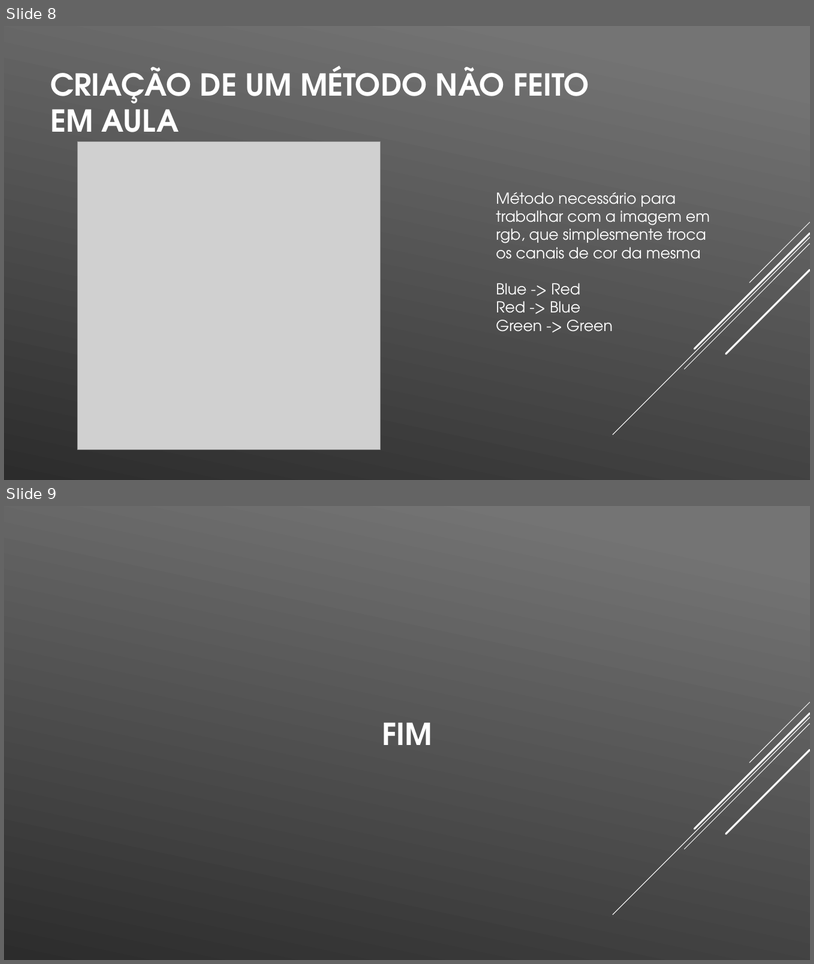
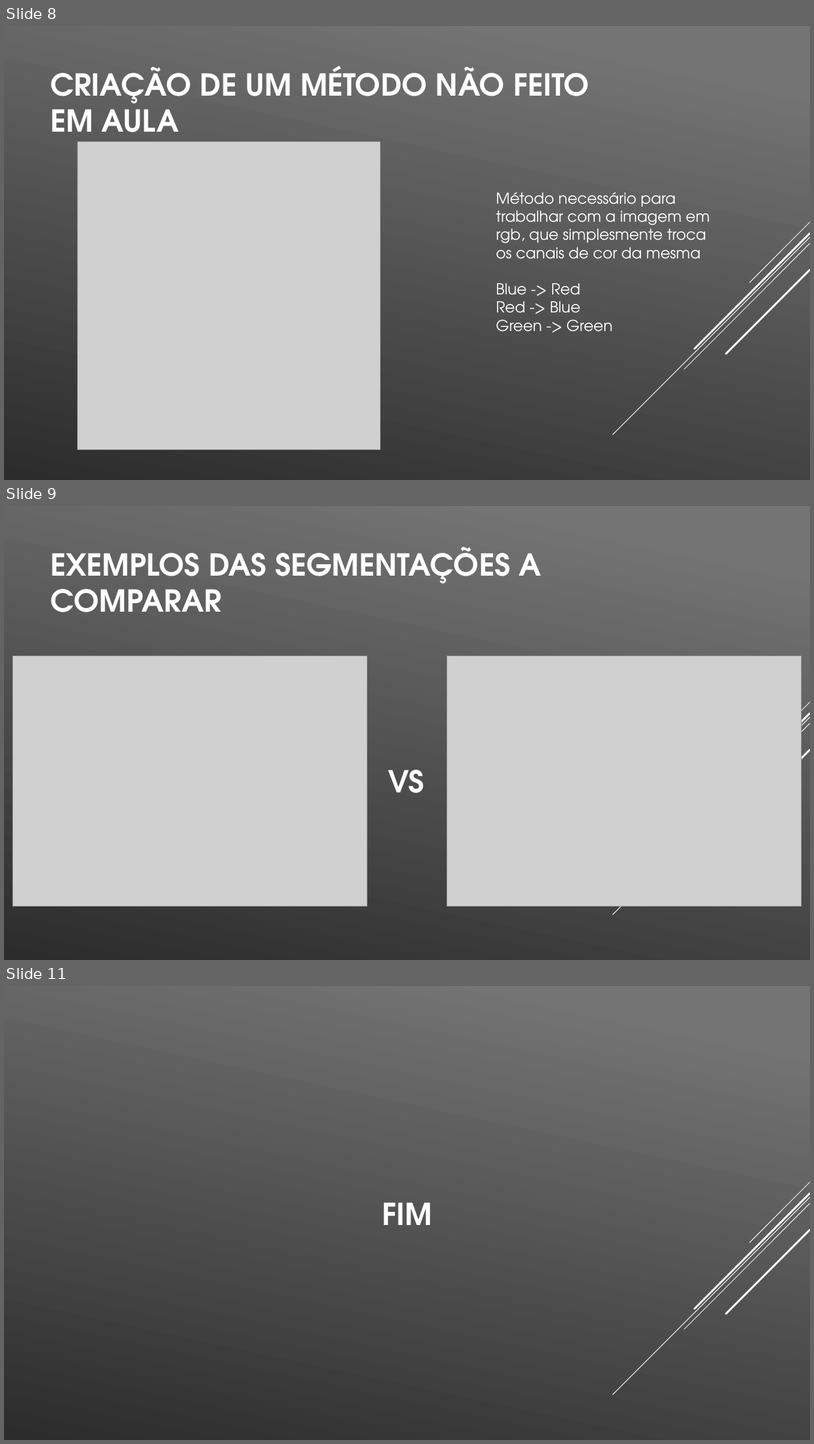
Before and after one commit to Presentation12/Analise_Video, a slide deck: Apresentação VC.pptx. Shown one above the other, each under a label of ours: slides 8 and 9 before the commit, slides 8, 9 and 11 after it; the slides between them are not shown. The pictures are 814x964 and 814x1444 pixels, drawn with LibreOffice and Linux fonts; fonts in the diff are those of the drawing; grey boxes stand for pictures. Boxes give left, top, right and bottom in pixels: in the first picture for what was removed or moved away, otherwise in the second. Text is boxed around its words. In the diff, an @@ line names an element or a change of style, - is before the commit and + after.

```diff
--- a/Apresentação VC.pptx
+++ b/Apresentação VC.pptx
@@ slide 9 added at (4, 506, 810, 960), background gradient #747474 to #2C2C2C; not listed: 5 template elements that a slide beside it also shows @@
@@ title added at (50, 547, 542, 612), 36 pt, text #FFFFFF, bold @@
+EXEMPLOS DAS SEGMENTAÇÕES A COMPARAR
@@ picture added at (12, 656, 368, 906) @@
@@ picture added at (447, 656, 803, 906) @@
@@ text added at (388, 769, 424, 793), 36 pt, text #FFFFFF, bold @@
+VS
@@ what was slide 9 is now slide 11 @@
```
Also in this commit, not shown: 2 slides changed, 1 other slide added, 1 other file.
